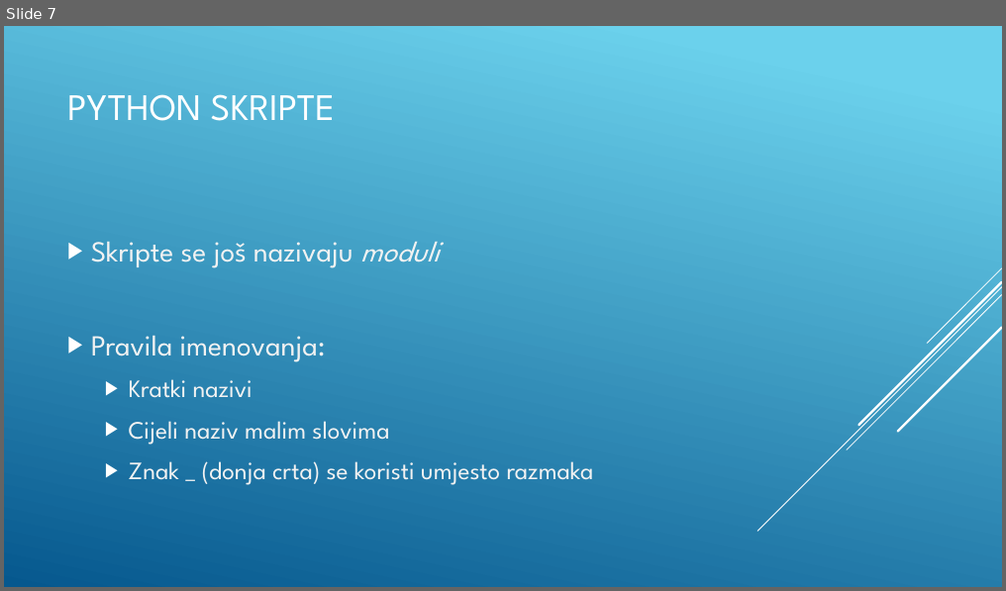
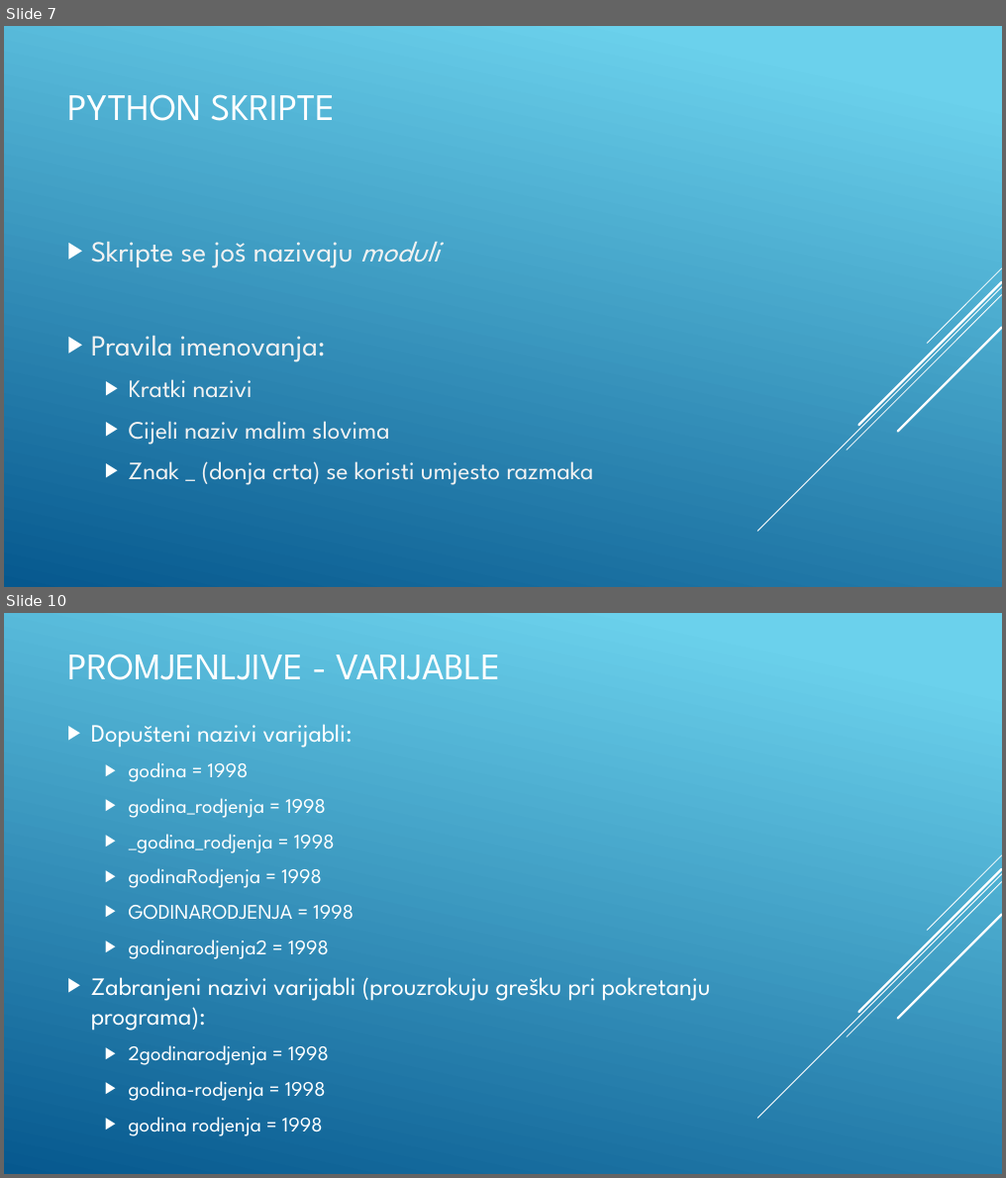
Before and after one commit to BaDnja/Kursevi, a slide deck: Python/Python-Osnovni-kurs/Izracunavanje/1-Osnovne aritmeticke operacije i primjena/Prezentacija.pptx. Shown one above the other, each under a label of ours: slide 7 before the commit, slides 7 and 10 after it; the slides between them are not shown. The pictures are 1006x591 and 1006x1178 pixels, drawn with LibreOffice and Linux fonts; fonts in the diff are those of the drawing. Boxes give left, top, right and bottom in pixels: in the first picture for what was removed or moved away, otherwise in the second. Text is boxed around its words. In the diff, an @@ line names an element or a change of style, - is before the commit and + after.

Commit message:
izracunavanje - varijable

```diff
--- a/Python/Python-Osnovni-kurs/Izracunavanje/1-Osnovne aritmeticke operacije i primjena/Prezentacija.pptx
+++ b/Python/Python-Osnovni-kurs/Izracunavanje/1-Osnovne aritmeticke operacije i primjena/Prezentacija.pptx
@@ slide 10 added at (4, 613, 1002, 1174), background gradient #6ED2EB to #06588E; not listed: 5 template elements that a slide beside it also shows @@
@@ title added at (67, 654, 500, 680), 36 pt, text #FFFFFF @@
+PROMJENLJIVE - VARIJABLE
@@ text added at (91, 724, 711, 1137), 20 pt, text #FFFFFF @@
+▶ Dopušteni nazivi varijabli:
+  ▶ godina = 1998
+  ▶ godina_rodjenja = 1998
+  ▶ _godina_rodjenja = 1998
+  ▶ godinaRodjenja = 1998
+  ▶ GODINARODJENJA = 1998
+  ▶ godinarodjenja2 = 1998
+▶ Zabranjeni nazivi varijabli (prouzrokuju grešku pri pokretanju programa):
+  ▶ 2godinarodjenja = 1998
+  ▶ godina-rodjenja = 1998
+  ▶ godina rodjenja = 1998
```
Also in this commit, not shown: 4 other slides added, 1 other file.
